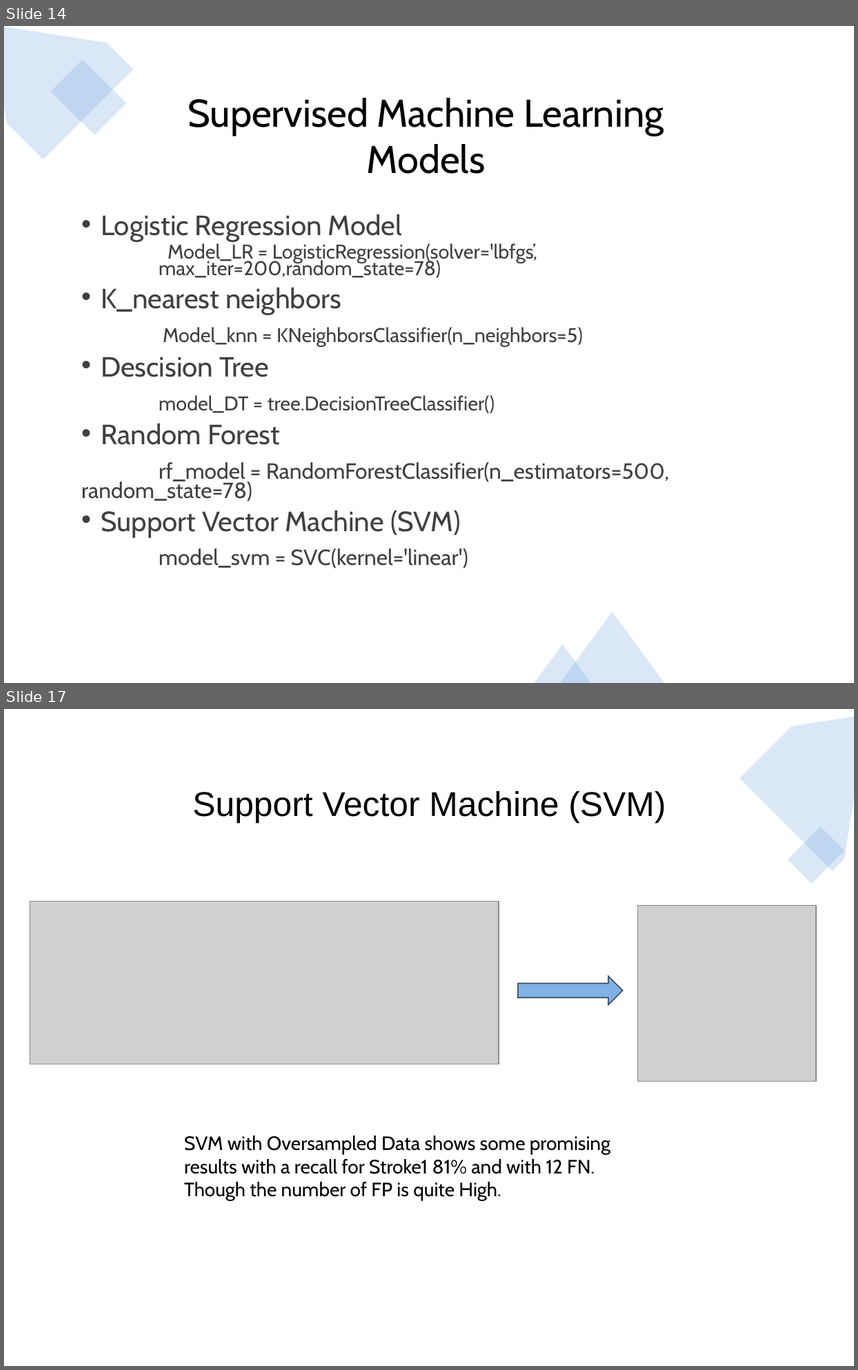
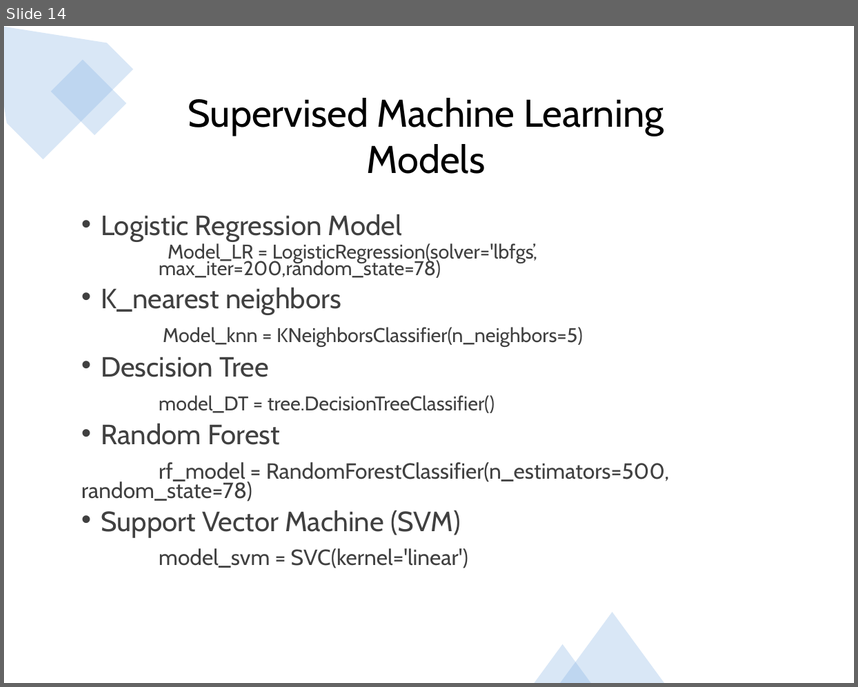
Before and after one commit to jojoalva/Stroke-Project-4, a slide deck: Presentation/Project4_presentation_draft.pptx. Shown one above the other, each under a label of ours: slides 14 and 17 before the commit, slide 14 after it; the slides between them are not shown. The pictures are 858x1370 and 858x687 pixels, drawn with LibreOffice and Linux fonts; fonts in the diff are those of the drawing; grey boxes stand for pictures. Boxes give left, top, right and bottom in pixels: in the first picture for what was removed or moved away, otherwise in the second. Text is boxed around its words. In the diff, an @@ line names an element or a change of style, - is before the commit and + after.

```diff
--- a/Presentation/Project4_presentation_draft.pptx
+++ b/Presentation/Project4_presentation_draft.pptx
@@ slide 17 removed at box(4, 709, 854, 1366), background #FFFFFF; not listed: 2 template elements that a slide beside it also shows @@
@@ rectangle removed at box(4, 709, 854, 1366) @@
@@ freeform shape removed at box(740, 709, 854, 870) @@
@@ text removed at box(192, 791, 666, 823) @@
-Support Vector Machine (SVM)
@@ rectangle removed at box(788, 826, 844, 884) @@
@@ picture removed at box(30, 901, 499, 1064) @@
@@ picture removed at box(637, 905, 816, 1082) @@
@@ right arrow removed at box(518, 977, 622, 1005) @@
@@ text removed at box(184, 1135, 611, 1201) @@
-SVM with Oversampled Data shows some promising results with a recall for Stroke1 81% and with 12 FN. Though the number of FP is quite High.
@@ triangle removed at box(98, 1257, 255, 1366) @@
@@ rectangle removed at box(179, 1280, 255, 1356) @@
```
Also in this commit, not shown: 5 slides changed, 2 slides added, 2 other slides removed, 4 other files.
